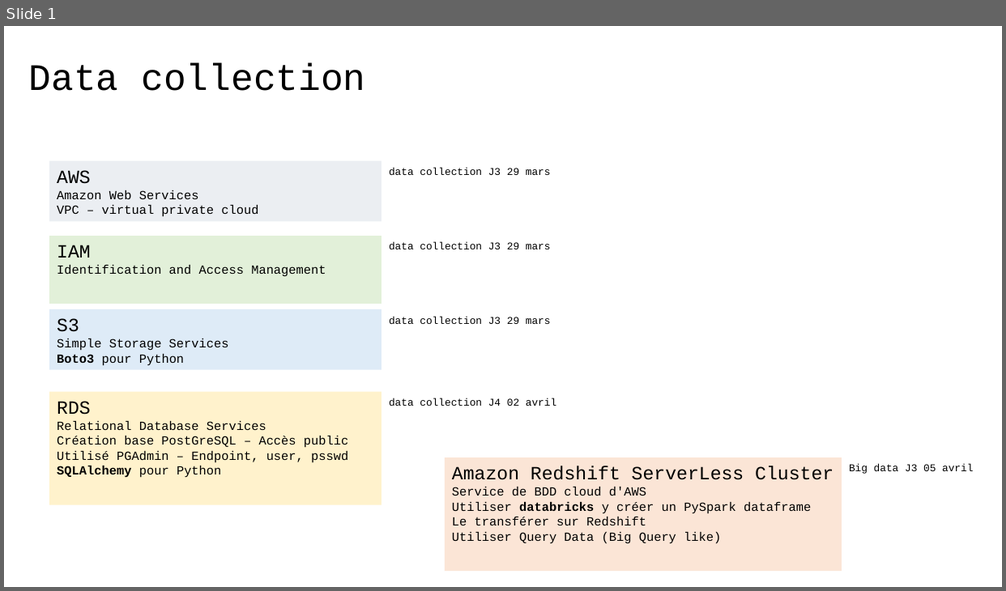
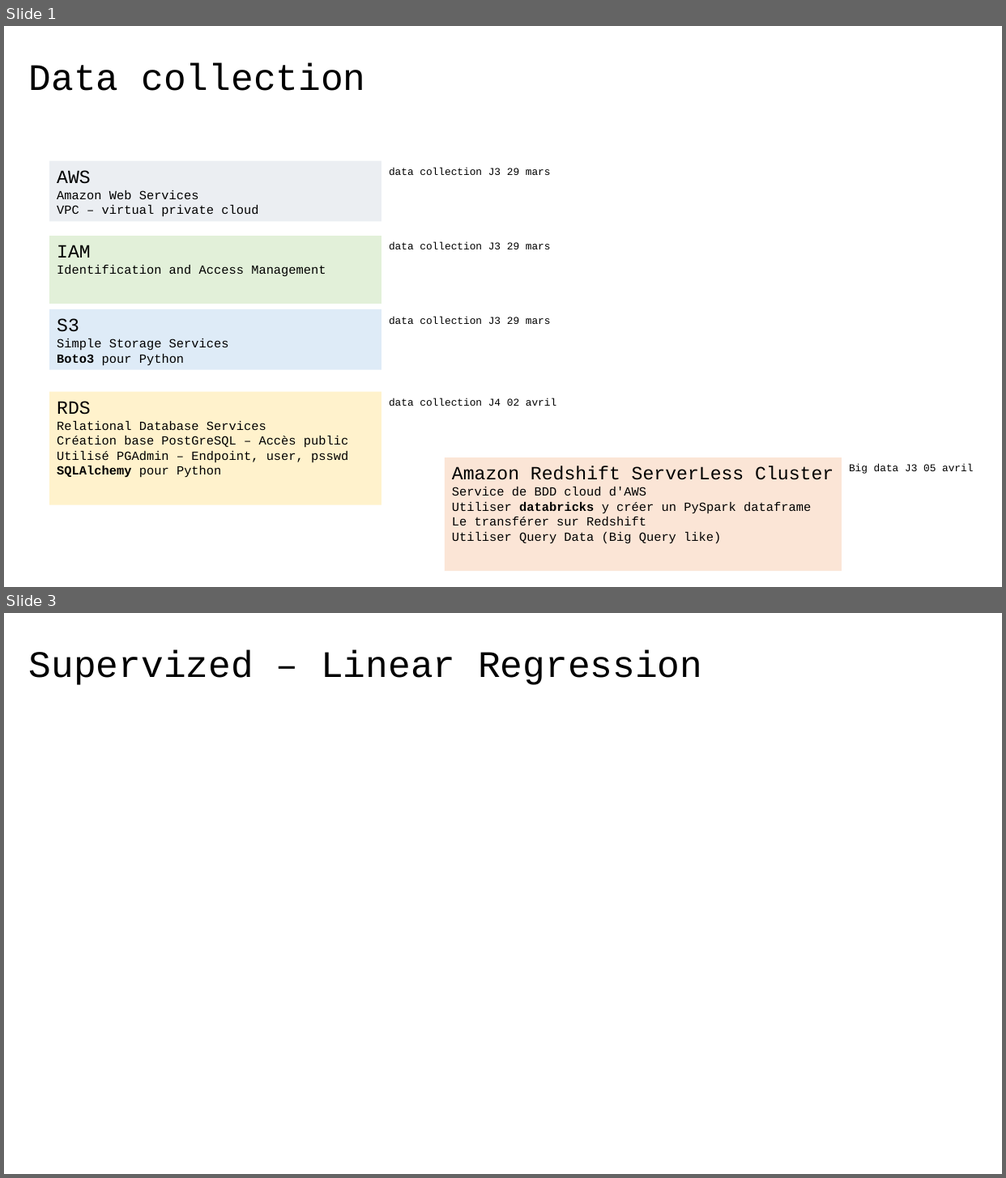
Before and after one commit to 40tude/fullstack_mars_2024, a slide deck: 12_assets/course_review.pptx. Shown one above the other, each under a label of ours: slide 1 before the commit, slides 1 and 3 after it; the slides between them are not shown. The pictures are 1006x591 and 1006x1178 pixels, drawn with LibreOffice and Linux fonts; fonts in the diff are those of the drawing; grey boxes stand for pictures. Boxes give left, top, right and bottom in pixels: in the first picture for what was removed or moved away, otherwise in the second. Text is boxed around its words. In the diff, an @@ line names an element or a change of style, - is before the commit and + after.

```diff
--- a/12_assets/course_review.pptx
+++ b/12_assets/course_review.pptx
@@ slide 3 added at [4,613,1002,1174], background #FFFFFF @@
@@ title added at [29,650,702,685], 36 pt, text #000000 @@
+Supervized – Linear Regression
```
Also in this commit, not shown: 12 slides changed, 15 other slides added, 1 slide removed, 18 other files.
